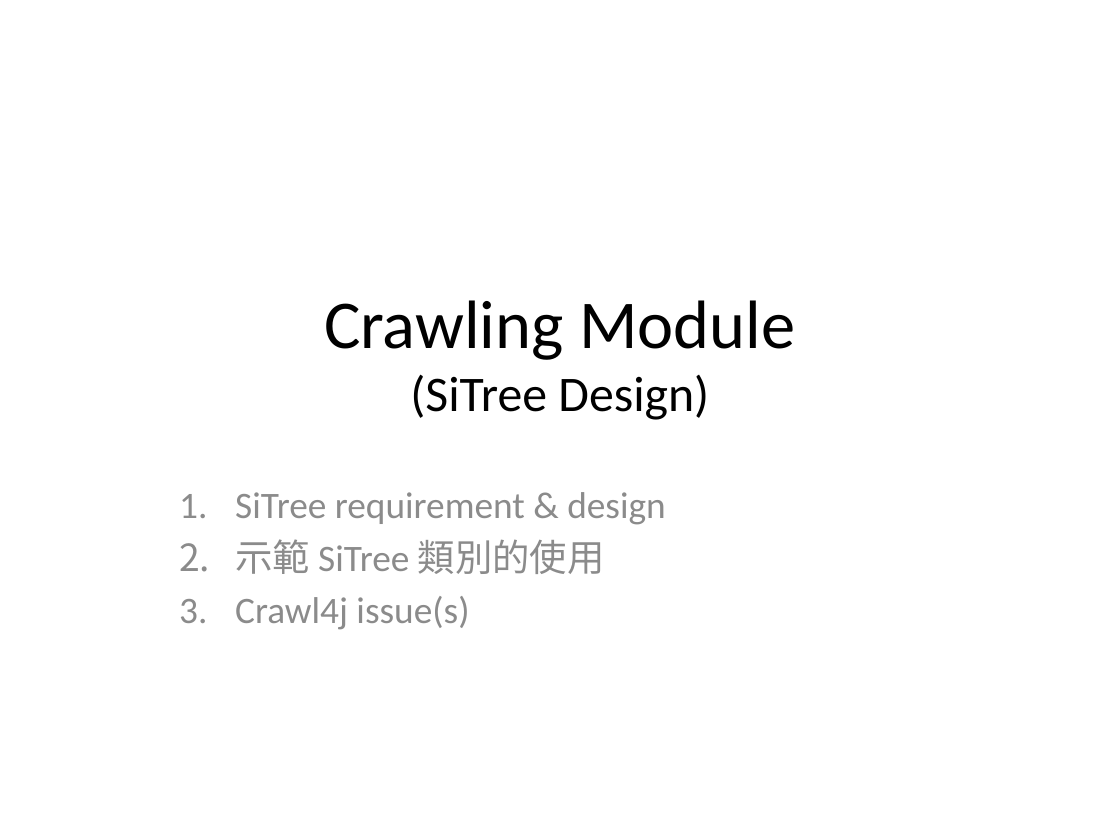
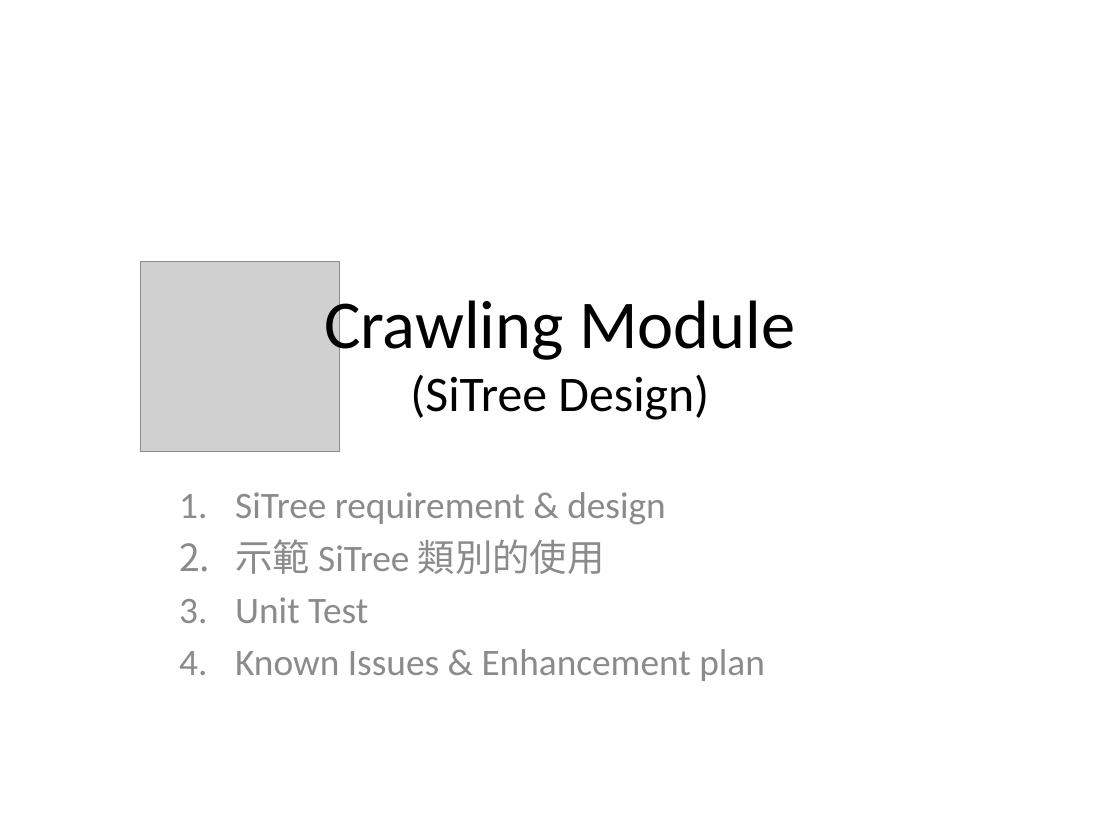
Before and after one commit to johnklee/sd2014, a slide deck: slide 1 of SD_Crawler4j/docs/Crawler4j_SiTreeDesign.pptx. Drawn at 1120x840 pixels with LibreOffice and Linux fonts; fonts in the diff are those of the drawing; grey boxes stand for pictures. Boxes give left, top, right and bottom in pixels: in the first picture for what was removed or moved away, otherwise in the second. Text is boxed around its words. In the diff, an @@ line names an element or a change of style, - is before the commit and + after.

```diff
--- a/SD_Crawler4j/docs/Crawler4j_SiTreeDesign.pptx
+++ b/SD_Crawler4j/docs/Crawler4j_SiTreeDesign.pptx
@@ picture added at (x1=140, y1=261, x2=339, y2=451) @@
@@ subtitle at (x1=235, y1=597, x2=765, y2=681): text changed @@
-3. Crawl4j issue(s)
+3. Unit Test
+4. Known Issues & Enhancement plan
```
Also in this commit, not shown: 1 other slide changed, 2 other files.
